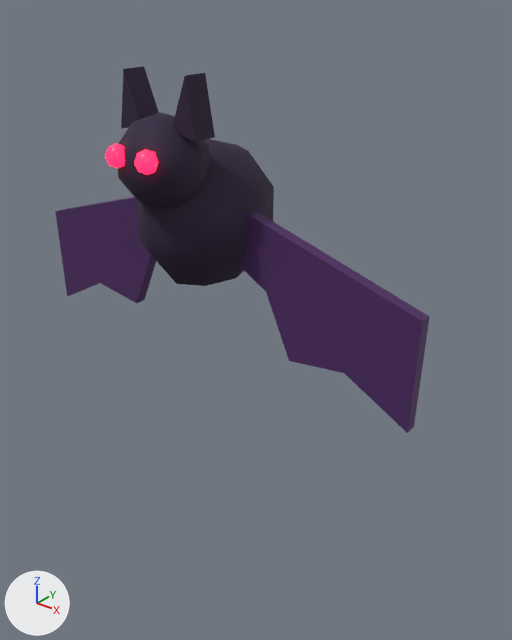
What one commit did to the glTF model models/bat.glb.
The view is the same before and after, from a 50 mm lens placed at (1.5, -1.623, 1.938), pointed at (0.134, 0.085, 0.879). Every picture has the same lights, and +X, +Y and +Z are marked at lower left. The older version comes first. Where no turn or scale is listed for an object, it has been applied to the vertices. Vertices at exactly the same position are counted once.

Names of what the first picture shows: 'bat_body_bat_fur', 'bat_body_eye_red', 'bat_wing-1_bat_wing', 'bat_wing1_bat_wing'.
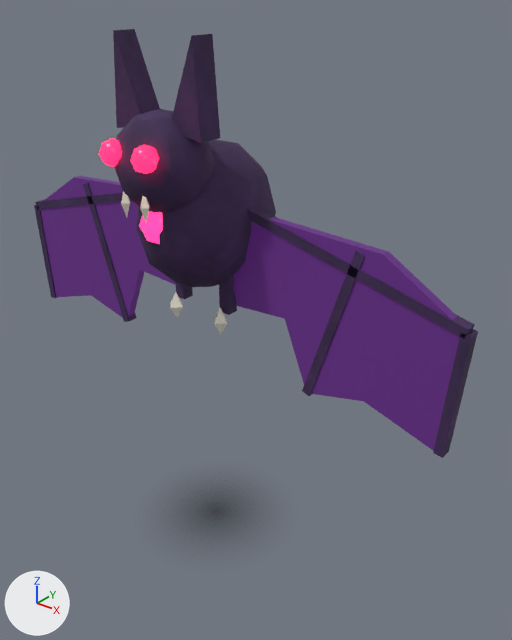
The change, as a list of edits to the scene's bpy script:
```text
Change mat_eye_red:
    mat_eye_red.emission_strength: 6.0 -> 8.0
Change mat_bat_wing:
    mat_bat_wing.base_color: (0.0685, 0.0185, 0.117) -> (0.102, 0.0232, 0.188)  # dark purple #4a2560 -> dark purple #5a2a78
    add mat_bat_wing.emission_strength = 1.0
    add mat_bat_wing.emission_color = (0.0254, 0.00182, 0.0481)  # dark purple #2c063e
Change me_bat_body_bat_fur:
    remove me_bat_body_bat_fur.from_pydata(...)  # 80 vertices, 144 faces; spans x -0.19..0.19, y -0.313..0.247, z -0.24..0.45
    add me_bat_body_bat_fur.from_pydata(...)  # 132 vertices, 240 faces; spans x -0.2..0.2, y -0.323..0.247, z -0.31..0.55
    me_bat_body_bat_fur part 1: a new loose piece, a UV sphere (10 segments, 6 rings, poles along z) spanning x -0.15..0.15, y -0.323..-0.037, z 0.05..0.35, in mat_bat_fur (picture img_skin_bat_fur_3)
    me_bat_body_bat_fur part 2: a new loose piece, a box spanning x 0.08..0.12, y -0.04..0.0, z -0.31..-0.17, in mat_bat_fur (picture img_skin_bat_fur_3)
    me_bat_body_bat_fur part 3: a new loose piece, a box spanning x -0.12..-0.08, y -0.04..0.0, z -0.31..-0.17, in mat_bat_fur (picture img_skin_bat_fur_3)
    me_bat_body_bat_fur part 4: the loose piece of 6 vertices spanning x 0.06..0.15, y -0.2..-0.12, z 0.28..0.45 is rebuilt with 6 vertices and now spans x 0.05..0.17, y -0.2..-0.12, z 0.28..0.55
    me_bat_body_bat_fur part 5: the loose piece of 6 vertices spanning x -0.15..-0.06, y -0.2..-0.12, z 0.28..0.45 is rebuilt with 6 vertices and now spans x -0.17..-0.05, y -0.2..-0.12, z 0.28..0.55
    me_bat_body_bat_fur part 6: 66 vertices removed from x -0.19..0.19, y -0.313..0.247, z -0.194..0.34; 50 vertices added at x -0.2..0.2, y -0.247..0.247, z -0.208..0.208
Change me_bat_body_eye_red:
    remove me_bat_body_eye_red.from_pydata(...)  # 40 vertices, 72 faces; spans x -0.095..0.095, y -0.33..-0.27, z 0.195..0.265
    add me_bat_body_eye_red.from_pydata(...)  # 40 vertices, 72 faces; spans x -0.105..0.105, y -0.345..-0.275, z 0.2..0.28
    me_bat_body_eye_red part 7: the loose piece of 20 vertices spanning x 0.025..0.095, y -0.33..-0.27, z 0.195..0.265 is scaled about its middle by 1.14, then moved by (0.005, -0.01, 0.01)
    me_bat_body_eye_red part 8: the loose piece of 20 vertices spanning x -0.095..-0.025, y -0.33..-0.27, z 0.195..0.265 is scaled about its middle by 1.14, then moved by (-0.005, -0.01, 0.01)
Change me_bat_wing1_bat_wing:
    remove me_bat_wing1_bat_wing.from_pydata(...)  # 14 vertices, 24 faces; spans x -0.758..-0.054, y -0.02..0.02, z -0.586..-0.045
    add me_bat_wing1_bat_wing.from_pydata(...)  # 18 vertices, 32 faces; spans x -0.88..-0.054, y -0.015..0.015, z -0.619..-0.045
    me_bat_wing1_bat_wing part 9: the whole mesh is rebuilt
Change me_bat_wing_1_bat_wing:
    remove me_bat_wing_1_bat_wing.from_pydata(...)  # 14 vertices, 24 faces; spans x 0.054..0.758, y -0.02..0.02, z -0.586..-0.045
    add me_bat_wing_1_bat_wing.from_pydata(...)  # 18 vertices, 32 faces; spans x 0.054..0.88, y -0.015..0.015, z -0.619..-0.045
    me_bat_wing_1_bat_wing part 10: the whole mesh is rebuilt
Add ob_shadow_shadow:
    ob_shadow_shadow = bpy.data.objects.new('shadow_shadow', me_shadow_shadow)  # 4 vertices, 2 faces; spans x -0.35..0.35, y -0.35..0.35, z 0.03; in mat_shadow (picture img_shadow)
    ob_shadow_shadow.location = (0.0, 0.0, 0.0)
Add ob_bat_wing_1_bat_fur:
    ob_bat_wing_1_bat_fur = bpy.data.objects.new('bat_wing-1_bat_fur', me_bat_wing_1_bat_fur)  # 24 vertices, 36 faces; spans x 0.148..0.895, y -0.02..0.02, z -0.62..-0.031; in mat_bat_fur (picture img_skin_bat_fur_3)
    ob_bat_wing_1_bat_fur.location = (0.027, 0.0, 1.336)
Add ob_bat_wing1_bat_fur:
    ob_bat_wing1_bat_fur = bpy.data.objects.new('bat_wing1_bat_fur', me_bat_wing1_bat_fur)  # 24 vertices, 36 faces; spans x -0.895..-0.148, y -0.02..0.02, z -0.62..-0.031; in mat_bat_fur (picture img_skin_bat_fur_3)
    ob_bat_wing1_bat_fur.location = (-0.027, 0.0, 1.336)
Add ob_bat_body_fang:
    ob_bat_body_fang = bpy.data.objects.new('bat_body_fang', me_bat_body_fang)  # 24 vertices, 32 faces; spans x -0.13..0.13, y -0.318..-0.03, z -0.38..0.15; in mat_fang (pale yellow #f2eedc)
    ob_bat_body_fang.location = (0.0, 0.0, 1.25)
Add ob_bat_body_bat_core:
    ob_bat_body_bat_core = bpy.data.objects.new('bat_body_bat_core', me_bat_body_bat_core)  # a UV sphere (6 segments, 4 rings, poles along z) spanning x -0.07..0.07, y -0.2606..-0.1394, z -0.05..0.09; in mat_bat_core (pink #ff2a6a, glowing pink #ff2a6a)
    ob_bat_body_bat_core.location = (0.0, 0.0, 1.25)
```

Pixel boxes [x1, y1, x2, y2] of what changed, in the pictures (512 x 640 px; the box of a moved part takes in the faces that stretch with it):
'bat_wing-1_bat_wing', recoloured, surface changed, reshaped (19% wider)
    before: [239, 211, 430, 433]
    after: [233, 217, 460, 451]
'bat_body_bat_fur', reshaped (30% taller)
    before: [118, 66, 274, 286]
    after: [113, 29, 276, 315]
'bat_wing1_bat_wing', recoloured, surface changed, reshaped
    before: [55, 197, 156, 303]
    after: [40, 176, 176, 318]
'bat_wing-1_bat_fur', added
    after: [247, 206, 478, 458]
'bat_wing1_bat_fur', added
    after: [34, 183, 137, 322]
'bat_body_eye_red', surface changed, reshaped (13% wider, 16% taller)
    before: [105, 144, 158, 175]
    after: [99, 138, 159, 174]
'shadow_shadow', added
    after: [196, 497, 237, 525]
'bat_body_fang', added
    after: [121, 191, 227, 334]
'bat_body_bat_core', added (pink)
    after: [139, 211, 163, 244]
part 1 of me_bat_body_bat_fur, added
    after: [115, 109, 215, 212]
part 2 of me_bat_body_bat_fur, added (purple)
    after: [219, 276, 237, 315]
part 3 of me_bat_body_bat_fur, added
    after: [175, 282, 193, 299]
part 4 of me_bat_body_bat_fur, rebuilt (14% wider, 57% taller)
    before: [173, 73, 215, 142]
    after: [172, 34, 220, 143]
part 5 of me_bat_body_bat_fur, rebuilt (23% wider, 56% taller)
    before: [121, 66, 159, 129]
    after: [113, 29, 160, 128]
part 6 of me_bat_body_bat_fur, moved or reshaped
    before: [118, 112, 274, 286]
    after: [137, 140, 276, 287]
part 7 of me_bat_body_eye_red, moved or reshaped
    before: [134, 149, 158, 175]
    after: [131, 145, 159, 174]
part 8 of me_bat_body_eye_red, moved or reshaped
    before: [105, 144, 125, 168]
    after: [99, 138, 122, 167]
